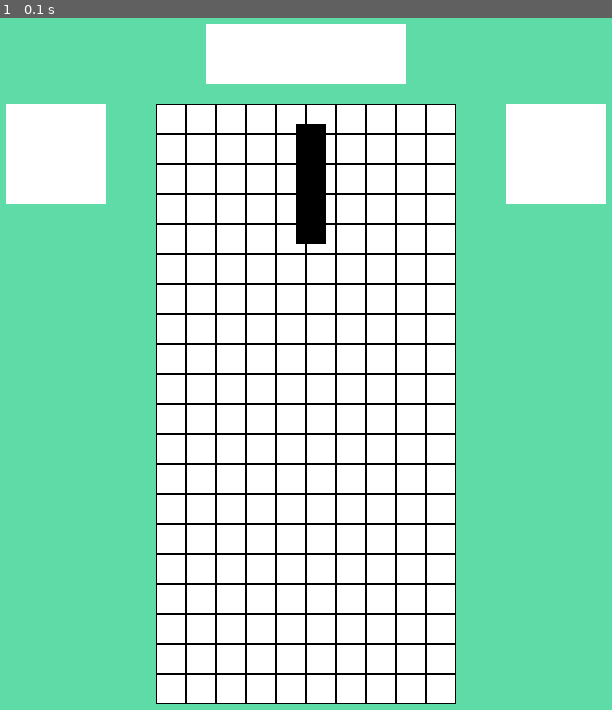
Above: before the commit, frame 1.
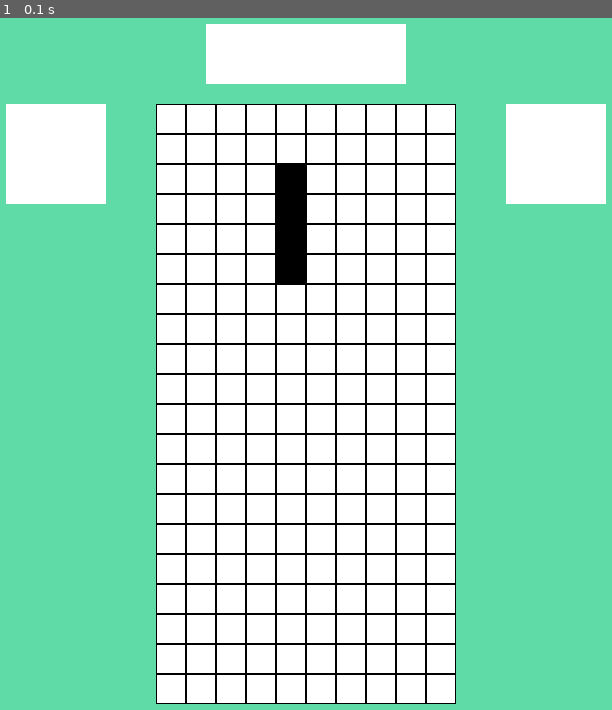
Above: after the commit, the same moment.

Repository: SamiFatmi/Tetris-AI
Game: pygame game, started from tetris_pygame.py
Two runs of this game, one before a commit and one after it. Both use one fixed random seed, a clock stepped at 60 frames per second and the inputs below.
Inputs:
- Up to frame 1 (0.1 s): no input

The runs differ from the first frame. In frame 1, 1.2% of the frame differs, in the area x 45-54%, y 15-39%.

Commit message:
Adjusting the test element's initial position

Diff:
--- a/classes.py
+++ b/classes.py
@@ -4,12 +4,12 @@
 class ELEMENT:
     """ Will contain element shapes and colors and functions for drawing the elements"""
     def __init__(self) -> None:
-        self.position = (13,4)
+        self.position = (4,2)
         self.body = [Vector2(0,0),Vector2(0,1),Vector2(0,2),Vector2(0,3)]
 
     def draw_element(self):
         from tetris_pygame import window # place here to avoid the circular import error
-        from tetris_pygame import square_size
+        from tetris_pygame import square_size, main_window_size
         for element in self.body :
-            element_rect = pygame.Rect((self.position[0]+element[0])*square_size,(self.position[1]+element[1])*square_size,square_size,square_size)
+            element_rect = pygame.Rect(int(main_window_size*0.625/2)+(self.position[0]+element[0])*square_size,int(main_window_size*0.25/2)+(self.position[1]+element[1])*square_size,square_size,square_size)
             pygame.draw.rect(window,(0,0,0),element_rect)
